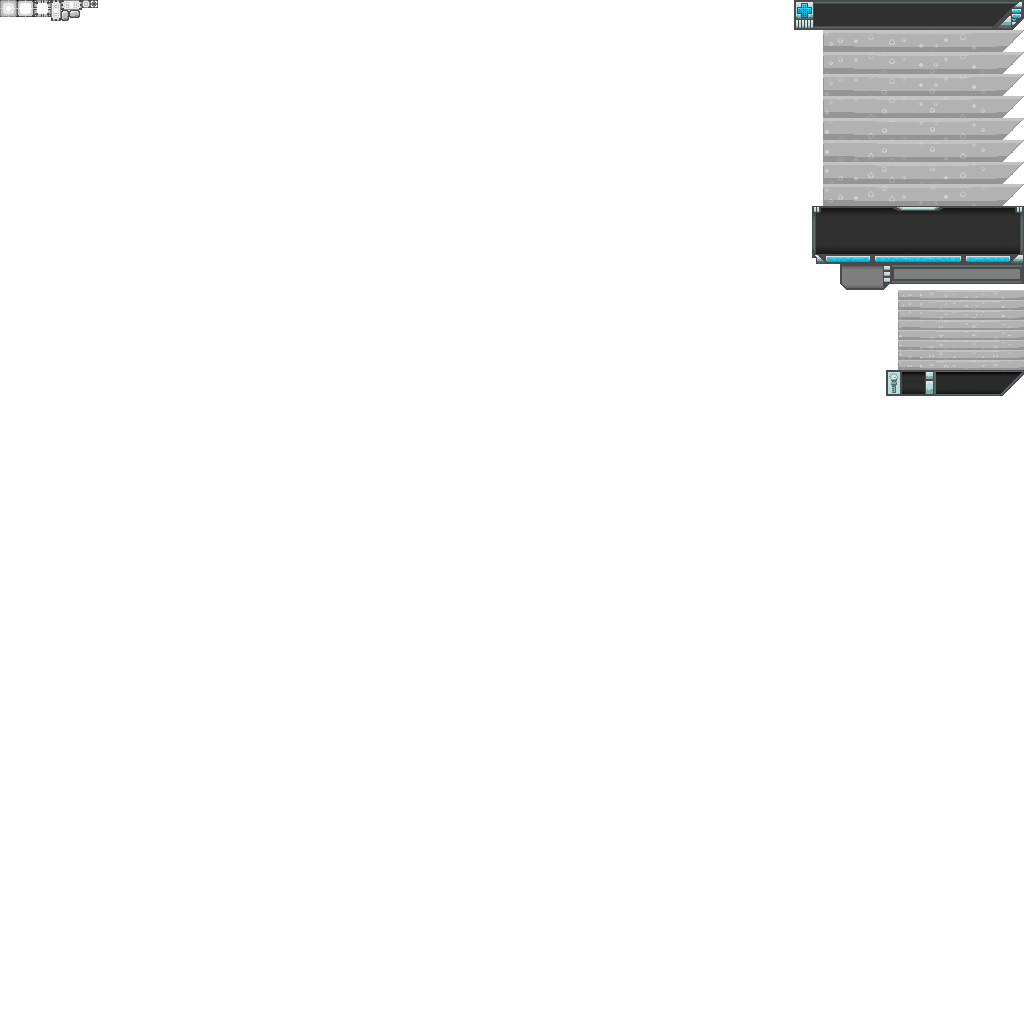
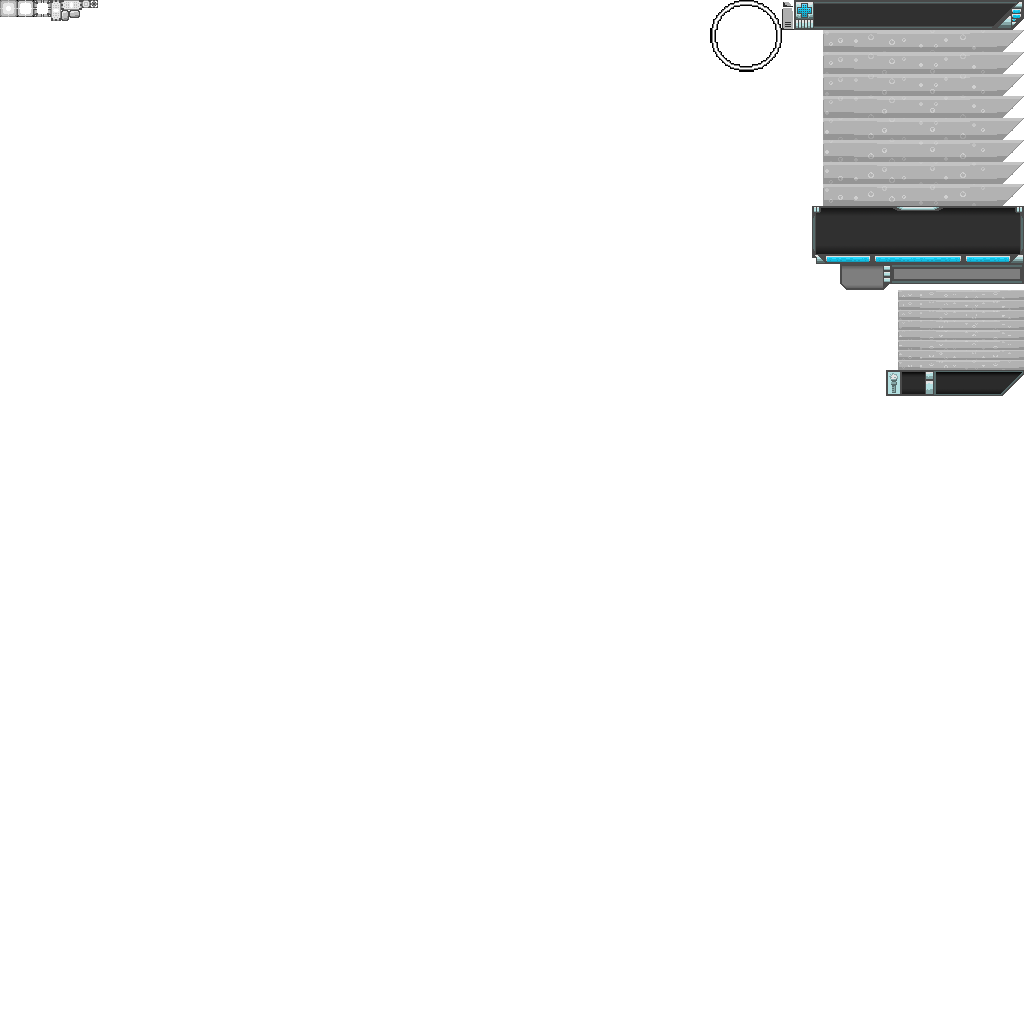
Layer changes from the first 1024 × 1024 image to the second:
added layer "Reload Circle" above "Reload Bullet" over <box>710,0,782,72</box>
added layer "Reload Bullet" above "Health.Background" over <box>782,2,794,30</box>
